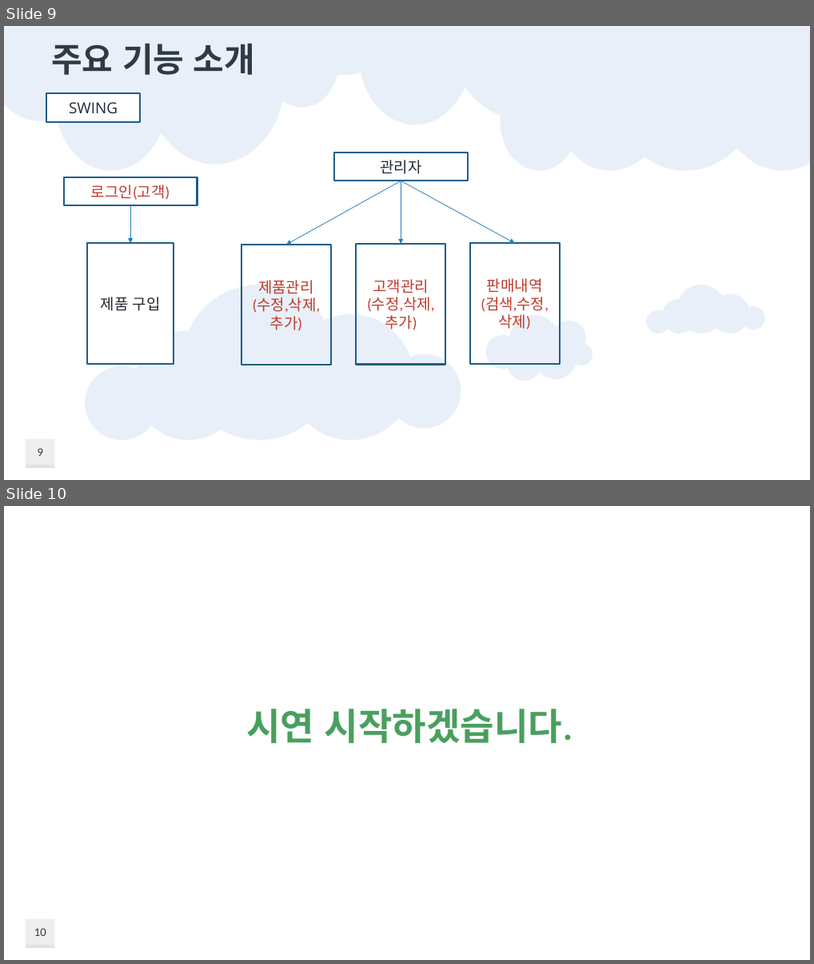
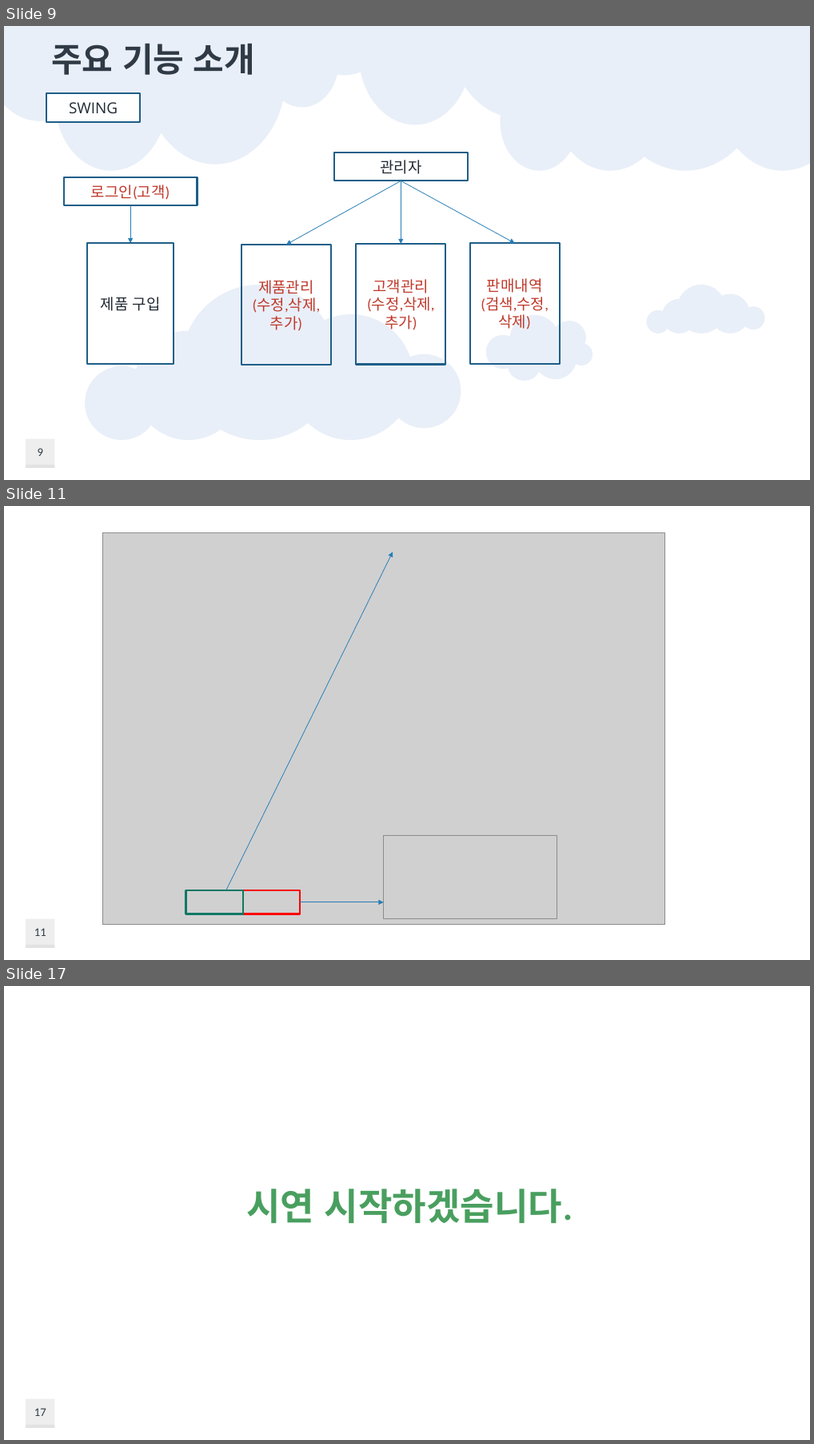
Before and after one commit to taehoon95/shoppingMall, a slide deck: document/쇼핑몰(이태훈).pptx. Shown one above the other, each under a label of ours: slides 9 and 10 before the commit, slides 9, 11 and 17 after it; the slides between them are not shown. The pictures are 814x964 and 814x1444 pixels, drawn with LibreOffice and Linux fonts; fonts in the diff are those of the drawing; grey boxes stand for pictures; background and template pictures are left out. Boxes give left, top, right and bottom in pixels: in the first picture for what was removed or moved away, otherwise in the second. Text is boxed around its words. In the diff, an @@ line names an element or a change of style, - is before the commit and + after.

```diff
--- a/document/쇼핑몰(이태훈).pptx
+++ b/document/쇼핑몰(이태훈).pptx
@@ slide 11 added at (4, 506, 810, 960), background #FFFFFF; not listed: 3 template elements that a slide beside it also shows @@
@@ picture added at (102, 532, 666, 924) @@
@@ arrow added from (226, 890) to (393, 552), #257EB8 0.75 pt @@
@@ picture added at (384, 836, 557, 919) @@
@@ rectangle added at (186, 890, 243, 914), outline #107864 2.25 pt @@
@@ rectangle added at (243, 890, 300, 914), outline #FF0000 2.25 pt @@
@@ arrow added from (301, 902) to (384, 902), #257EB8 0.75 pt @@
@@ page number added at (34, 928, 46, 936), 14 pt, text #2F3A46 @@
+11
@@ what was slide 10 is now slide 17 @@
@@ page number at (34, 1408, 46, 1416): text changed @@
-10
+17
```
Also in this commit, not shown: 1 slide changed, 6 other slides added, 1 other file.
